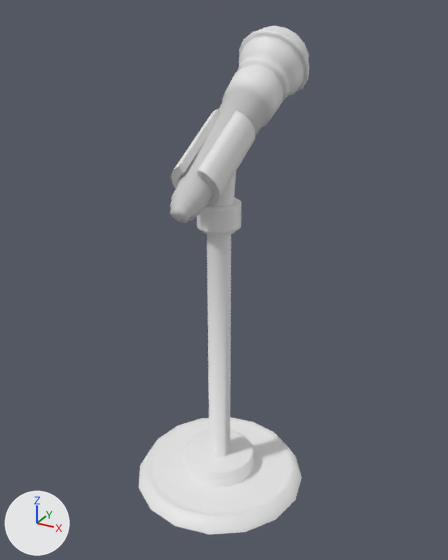
One commit to the FBX model Assets/_Assets/Environment/Microfono/Microfono.fbx: the scene before it, then after it.
Both versions are drawn from a camera (50 mm lens) standing at (-1.49, -3.277, 1.097) and looking at (-2.012, -2.327, 0.622). Arrows for +X, +Y and +Z are at lower left; the lights stay in place. Where no turn or scale is listed for an object, it has been applied to the vertices.

In view in the first picture: 'Soporte_Microfono'.
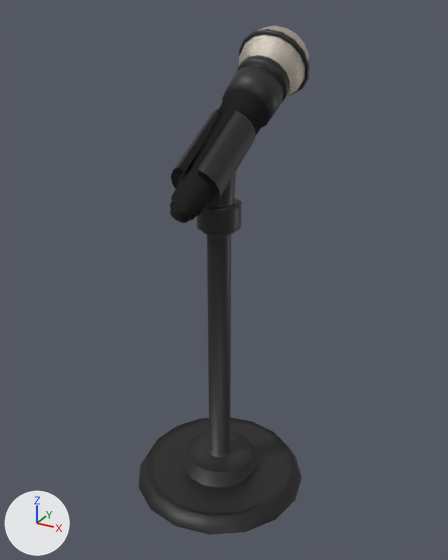
The newer file is also turned or shifted as a whole; pictures and numbers use the older file's frame.

The change, as a list of edits to the scene's bpy script:
```text
Add img_microfono_microfono_metallicsmoothness_png:
    img_microfono_microfono_metallicsmoothness_png = load_image('Microfono_Microfono_MetallicSmoothness.png', 'Microfono_Microfono_MetallicSmoothness.png', 2048, 2048, 'Non-Color')
Add img_microfono_microfono_normal_png:
    img_microfono_microfono_normal_png = load_image('Microfono_Microfono_Normal.png', 'Microfono_Microfono_Normal.png', 2048, 2048, 'Non-Color')
Add img_microfono_microfono_albedotransparency_png:
    img_microfono_microfono_albedotransparency_png = load_image('Microfono_Microfono_AlbedoTransparency.png', 'Microfono_Microfono_AlbedoTransparency.png', 2048, 2048, 'sRGB')
Add img_microfono_soporte_microfono_normal_png:
    img_microfono_soporte_microfono_normal_png = load_image('Microfono_Soporte_Microfono_Normal.png', 'Microfono_Soporte_Microfono_Normal.png', 2048, 2048, 'Non-Color')
Add img_microfono_soporte_microfono_albedotransparency_png:
    img_microfono_soporte_microfono_albedotransparency_png = load_image('Microfono_Soporte_Microfono_AlbedoTransparency.png', 'Microfono_Soporte_Microfono_AlbedoTransparency.png', 2048, 2048, 'sRGB')
Add img_microfono_soporte_microfono_metallicsmoothness_png:
    img_microfono_soporte_microfono_metallicsmoothness_png = load_image('Microfono_Soporte_Microfono_MetallicSmoothness.png', 'Microfono_Soporte_Microfono_MetallicSmoothness.png', 2048, 2048, 'Non-Color')
Change mat_soporte_microfono:
    add n2 = _N.new('ShaderNodeTexImage'); n2.name = 'Image Texture'
    add n2.image = img_microfono_soporte_microfono_albedotransparency_png
    add n3 = _N.new('ShaderNodeTexImage'); n3.name = 'Image Texture.001'
    add n3.image = img_microfono_soporte_microfono_metallicsmoothness_png
    add n4 = _N.new('ShaderNodeTexImage'); n4.name = 'Image Texture.002'
    add n4.image = img_microfono_soporte_microfono_normal_png
    add n5 = _N.new('ShaderNodeNormalMap'); n5.name = 'Normal Map'
    where n0 = _N.new('ShaderNodeBsdfPrincipled'); n0.name = 'Principled BSDF'
    add _L.new(n2.outputs[0], n0.inputs[0])  # 'Color' to 'Base Color'
    add _L.new(n3.outputs[0], n0.inputs[1])  # 'Color' to 'Metallic'
    add _L.new(n4.outputs[0], n5.inputs[1])  # 'Color' to 'Color'
    add _L.new(n5.outputs[0], n0.inputs[5])  # 'Normal' to 'Normal'
Change mat_microfono:
    add n2 = _N.new('ShaderNodeTexImage'); n2.name = 'Image Texture'
    add n2.image = img_microfono_microfono_albedotransparency_png
    add n3 = _N.new('ShaderNodeTexImage'); n3.name = 'Image Texture.001'
    add n3.image = img_microfono_microfono_metallicsmoothness_png
    add n4 = _N.new('ShaderNodeTexImage'); n4.name = 'Image Texture.002'
    add n4.image = img_microfono_microfono_normal_png
    add n5 = _N.new('ShaderNodeNormalMap'); n5.name = 'Normal Map'
    where n0 = _N.new('ShaderNodeBsdfPrincipled'); n0.name = 'Principled BSDF'
    add _L.new(n2.outputs[0], n0.inputs[0])  # 'Color' to 'Base Color'
    add _L.new(n3.outputs[0], n0.inputs[1])  # 'Color' to 'Metallic'
    add _L.new(n4.outputs[0], n5.inputs[1])  # 'Color' to 'Color'
    add _L.new(n5.outputs[0], n0.inputs[5])  # 'Normal' to 'Normal'
```

Boxes [x1, y1, x2, y2] around the edits, measured in the pictures (448 x 560 px):
'Soporte_Microfono', surface changed (white to black): [139, 25, 309, 535] in both
